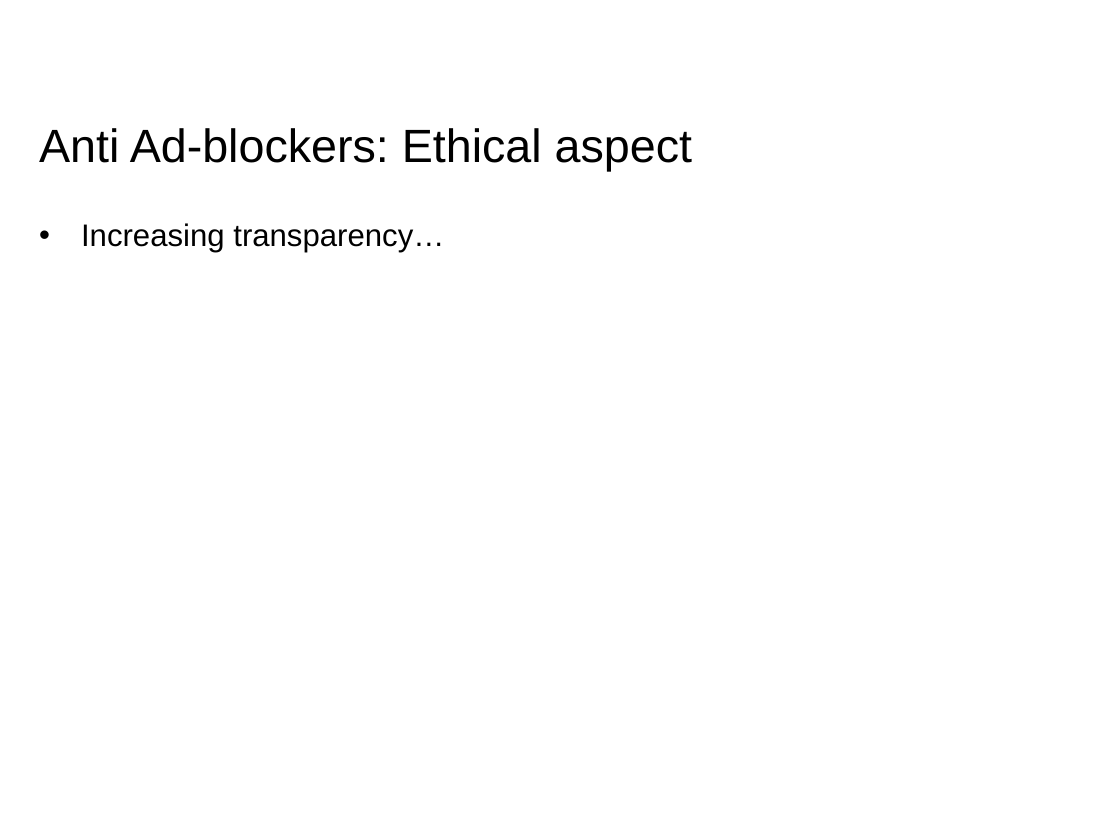
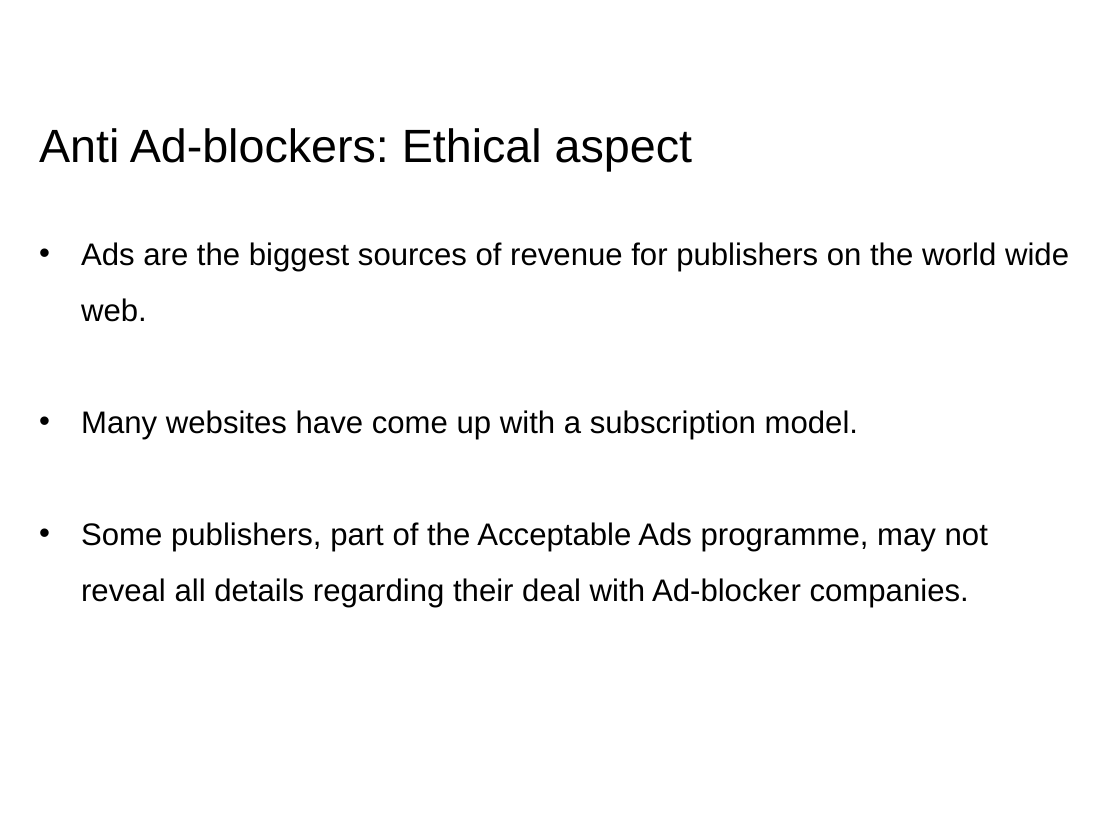
Before and after one commit to RohitPanda/seminar-blocking-adblockers, a slide deck: slide 25 of ppt/Seminar - Rohit & Rohit.pptx. Drawn at 1120x840 pixels with LibreOffice and Linux fonts; fonts in the diff are those of the drawing; background and template pictures are left out. Boxes give left, top, right and bottom in pixels: in the first picture for what was removed or moved away, otherwise in the second. Text is boxed around its words. In the diff, an @@ line names an element or a change of style, - is before the commit and + after.

```diff
--- a/ppt/Seminar - Rohit & Rohit.pptx
+++ b/ppt/Seminar - Rohit & Rohit.pptx
@@ text at [81, 242, 1069, 607]: text changed @@
-• Increasing transparency…
+• Ads are the biggest sources of revenue for publishers on the world wide web.
+• Many websites have come up with a subscription model.
+• Some publishers, part of the Acceptable Ads programme, may not reveal all details regarding their deal with Ad-blocker companies.
```
Also in this commit, not shown: 9 other slides changed, 2 slides added, 1 slide removed, 2 other files.
